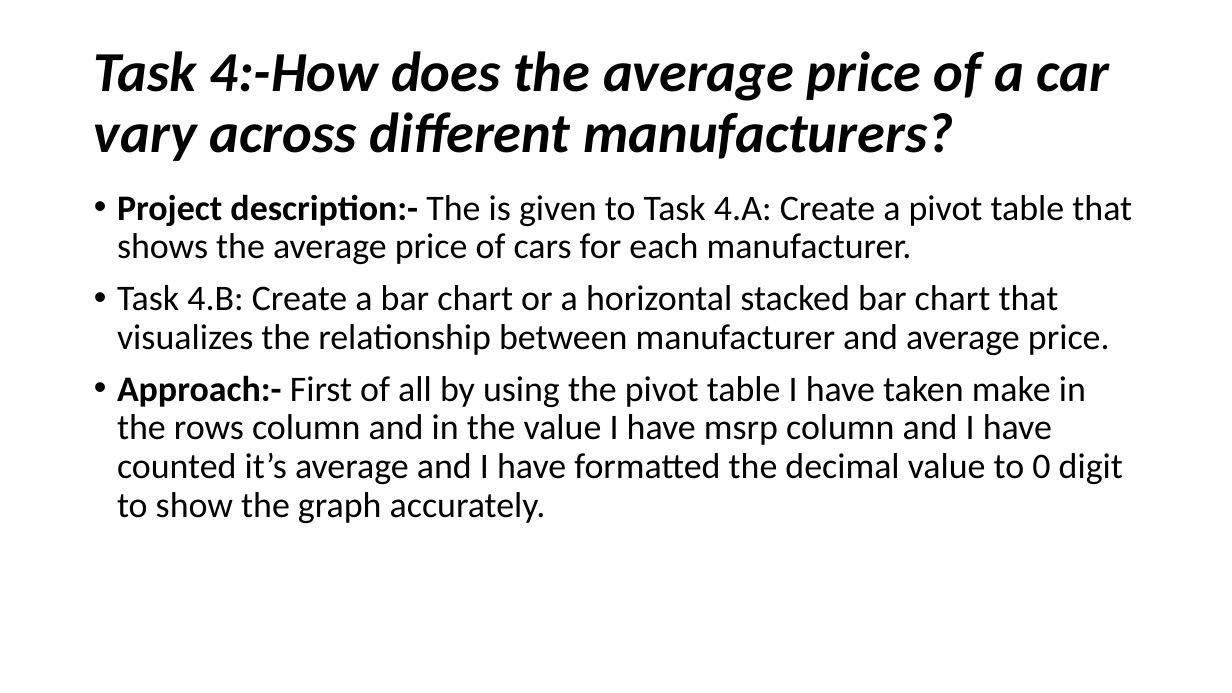
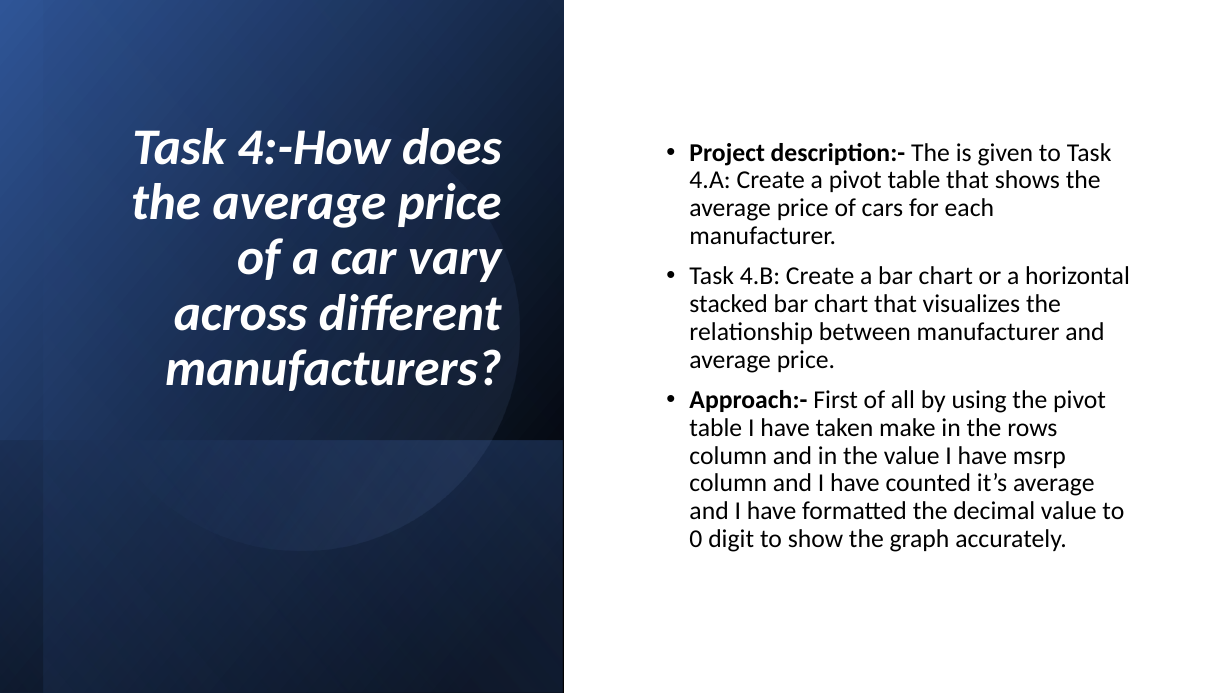
Before and after one commit to Athreya27/Athreya-, a slide deck: slide 12 of Impact of Car Features.pptx (slide 11 before the commit). Drawn at 1232x693 pixels with LibreOffice and Linux fonts; fonts in the diff are those of the drawing. Boxes give left, top, right and bottom in pixels: in the first picture for what was removed or moved away, otherwise in the second. Text is boxed around its words. In the diff, an @@ line names an element or a change of style, - is before the commit and + after.

```diff
--- a/Impact of Car Features.pptx
+++ b/Impact of Car Features.pptx
@@ rectangle added at [0,0,564,693], fill gradient #000000 to #2F5597 @@
@@ rectangle added at [44,0,564,693], fill gradient #000000 to #4472C4 @@
@@ title "Task 4:-How does the average ...": place and size @@
-title "Task 4:-How does the average ..." at [94,51,1109,161]
+title "Task 4:-How does the average ..." at [131,128,502,391]
@@ title "Task 4:-How does the average ..." at [131,128,502,391]: size 44 to 40 pt, text colour #000000 to #FFFFFF; alignment left to right; vertical alignment middle to bottom @@
@@ ellipse added at [44,74,559,589], fill gradient #4472C4 to #8FAADC @@
@@ text "Project description:- The is given ...": place and size @@
-text "Project description:- The is given ..." at [117,194,1132,523]
+text "Project description:- The is given ..." at [689,143,1130,552]
@@ text "Project description:- The is given ..." at [689,143,1130,552]: size 28 to 20 pt; vertical alignment top to middle @@
@@ rectangle added at [0,440,563,693], fill gradient #4472C4 to #000000 @@
```
Also in this commit, not shown: 29 other slides changed, 10 slides added, 5 slides removed.
